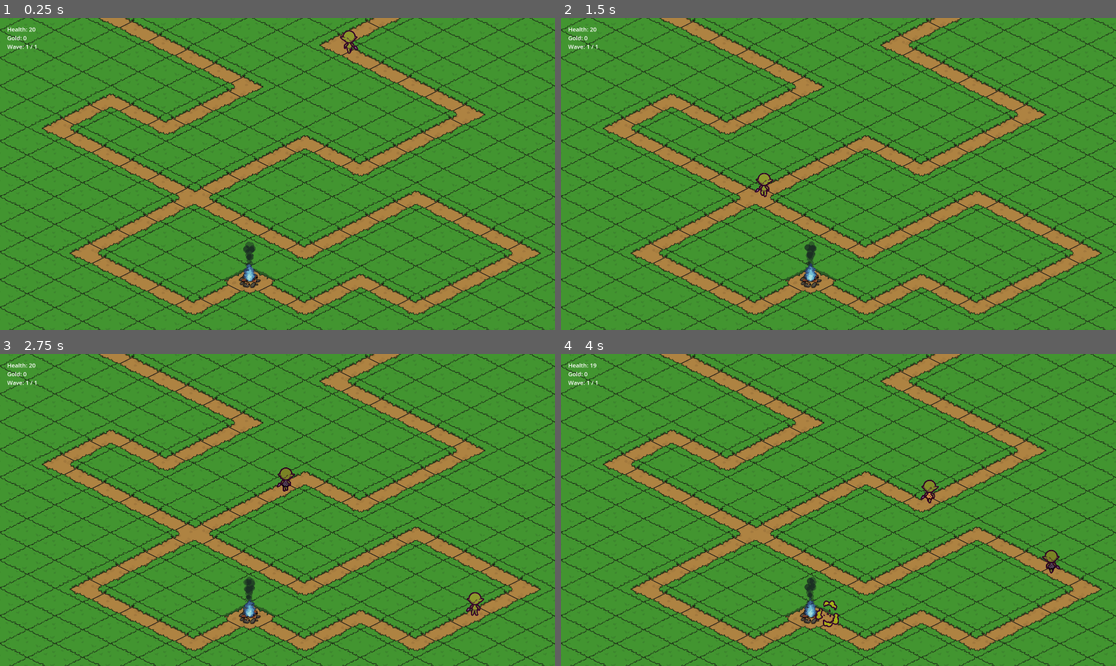
Above: before the commit, frames 1-4 (two rows, left to right).
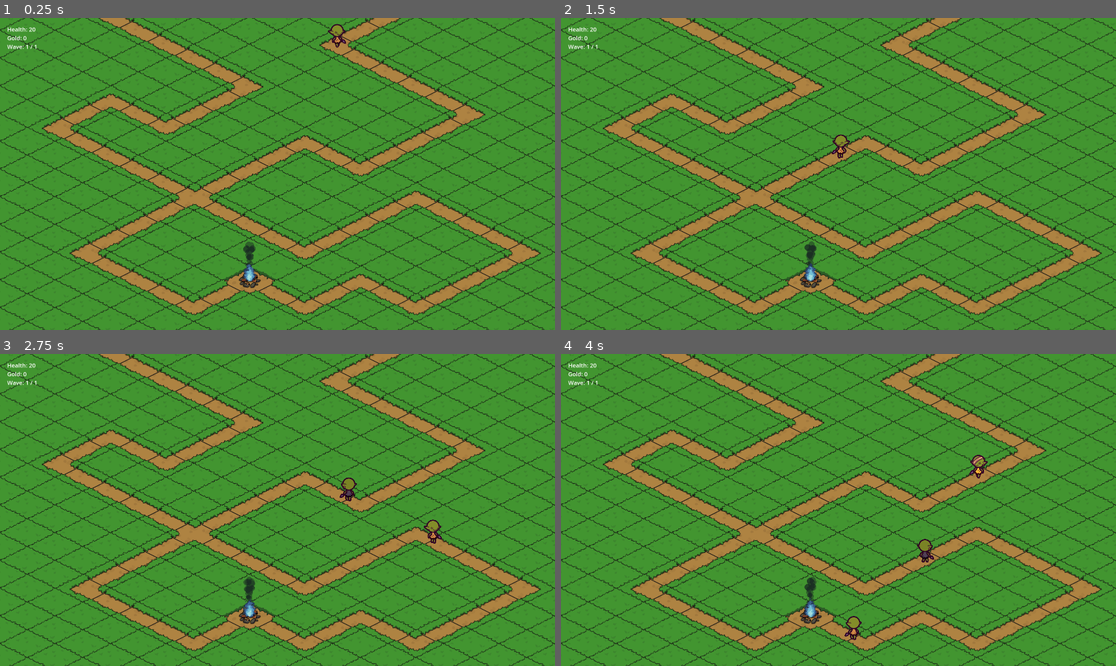
Above: after the commit, the same moments.

Repository: UnscriptedGames/td-prototype
Game: Godot game, scene res://Levels/Level 1/level_1.tscn
The game is run twice, just before and just after one commit, with the same random seed, the same clock (stepped at 60 frames per second) and the same inputs.
Inputs:
- Up to frame 1 (0.25 s): no input
- Up to frame 2 (1.5 s): no input
- Up to frame 3 (2.75 s): no input
- Up to frame 4 (4 s): no input

The runs differ from the first frame. In frame 1, 0.3% of the frame differs, in the area x 59-65%, y 1-12%; in frame 2, 0.3%; in frame 3, 0.6%; in frame 4, 0.9%, in the area x 5-90%, y 2-92%.

Commit message:
Object Pool Creation
- Built and integrated a complete object pooling system, where the level now gets enemies from a central pool and the enemies return themselves to it instead of being destroyed.

Diff:
--- a/Entities/Enemies/Goblin/goblin_enemy_data.tres
+++ b/Entities/Enemies/Goblin/goblin_enemy_data.tres
@@ -6,7 +6,7 @@
 [resource]
 script = ExtResource("2_x4n50")
 max_health = 2
-speed = 1200.0
+speed = 1000.0
 reward = 1
 variants = Array[String](["green", "purple", "orange", "yellow"])
 required_actions = Array[String](["walk", "die"])
--- a/Entities/Enemies/Template Enemy/template_enemy.gd
+++ b/Entities/Enemies/Template Enemy/template_enemy.gd
@@ -116,7 +116,7 @@
 		return
 	emit_signal("died", reward)
 	await _play_death_sequence("die")
-	queue_free()
+	_return_to_pool_and_cleanup()
 
 
 ## Handles the enemy reaching the goal without giving a reward
@@ -125,12 +125,7 @@
 		return
 	# For now, we reuse the "die" animation. This can be changed to "goal" later.
 	await _play_death_sequence("die")
-	# Clean up the parent PathFollow2D node, which also removes this enemy
-	if is_instance_valid(path_follow):
-		path_follow.queue_free()
-	else:
-		# Fallback in case the path_follow node is already gone
-		queue_free()
+	_return_to_pool_and_cleanup()
 
 
 ## Handles movement and animation each frame
@@ -166,6 +161,8 @@
 func _play_death_sequence(action_name: String) -> Signal:
 	_is_dying = true
 	set_process(false)
+	# We don't stop processing here, as it needs to finish the animation
+
 	hitbox.set_deferred("disabled", true)
 	if health_bar:
 		health_bar.visible = false
@@ -195,7 +192,8 @@
 	_update_health_bar()
 	_is_dying = false
 	_has_reached_end = false
-	set_process(true)
+	# Process is enabled by the spawner when ready
+	set_process(false)
 	hitbox.set_deferred("disabled", false)
 
 
@@ -207,3 +205,16 @@
 ## Returns true if the enemy is dying
 func is_dying() -> bool:
 	return _is_dying
+
+
+## Handles returning the object to the pool and cleaning up its temporary parent
+func _return_to_pool_and_cleanup() -> void:
+	# Store a reference to the temporary PathFollow2D parent
+	var temp_path_follow := path_follow
+
+	# Return this enemy to the pool (which will reparent it)
+	ObjectPoolManager.return_object(self)
+
+	# Now that the enemy has been reparented, we can safely free the old PathFollow2D
+	if is_instance_valid(temp_path_follow):
+		temp_path_follow.queue_free()
--- a/Levels/Template Level/template_level.gd
+++ b/Levels/Template Level/template_level.gd
@@ -15,6 +15,19 @@
 
 ## Called when the node enters the scene tree
 func _ready() -> void:
+	# Create pools for all unique enemies in this level's data
+	if level_data:
+		var unique_enemies: Array[PackedScene] = []
+		for wave in level_data.waves:
+			for spawn_instruction in (wave as WaveData).spawns:
+				if not unique_enemies.has(spawn_instruction.enemy_scene):
+					unique_enemies.append(spawn_instruction.enemy_scene)
+
+		# Tell the ObjectPoolManager to create a pool for each unique enemy
+		for enemy_scene in unique_enemies:
+			# We'll create a pool of 20 for each enemy type for now
+			ObjectPoolManager.create_pool(enemy_scene, 20)
+
 	# Cache all Path2D nodes in the scene for quick lookup during spawning
 	for child in get_node("Paths").get_children():
 		if child is Path2D:
@@ -69,7 +82,14 @@
 
 ## Spawns a single enemy and attaches it to a path
 func _spawn_enemy(enemy_scene: PackedScene, path_node: Path2D) -> void:
-	var enemy: TemplateEnemy = enemy_scene.instantiate() as TemplateEnemy
+	# Get an enemy from the object pool instead of instantiating
+	var enemy: TemplateEnemy = ObjectPoolManager.get_object(enemy_scene) as TemplateEnemy
+	if not is_instance_valid(enemy):
+		return # Stop if the pool failed to provide an enemy
+
+	# Reset the enemy to its default state before use
+	enemy.reset()
+	enemy.visible = true
 
 	# Attach a PathFollow2D to move along the path
 	var path_follow := PathFollow2D.new()
@@ -81,6 +101,9 @@
 	enemy.path_follow = path_follow
 	path_follow.add_child(enemy)
 	enemy.global_position = path_node.global_position
+
+	# Enable processing now that the enemy is set up
+	enemy.set_process(true)
 
 	# Connect signals for path junctions and death
 	enemy.reached_end_of_path.connect(_on_enemy_finished_path.bind(enemy))
--- /dev/null
+++ b/Systems/ObjectPoolManager/object_pool_manager.gd
@@ -0,0 +1,82 @@
+extends Node
+
+## Manages all object pools for reusing nodes like enemies and projectiles.
+
+## Internal State
+var _pools: Dictionary = {} # Stores pools as {scene_path: [Array of objects]}
+
+
+## Creates and pre-populates a pool for a given scene.
+func create_pool(scene: PackedScene, initial_size: int) -> void:
+	# Don't create the same pool twice
+	if _pools.has(scene.resource_path):
+		return
+
+	# Create a new array to hold the pooled objects
+	_pools[scene.resource_path] = []
+
+	# Create a container node to hold the objects for better organization
+	var container := Node.new()
+	container.name = "%s_pool" % scene.resource_path.get_file().get_basename()
+	add_child(container)
+	container.owner = self
+
+	# Instantiate the desired number of objects and add them to the pool
+	for i in range(initial_size):
+		var obj := scene.instantiate()
+		# Deactivate the object until it's needed
+		obj.set_process(false)
+		obj.visible = false
+		# Add the object to our internal array and the container node
+		_pools[scene.resource_path].append(obj)
+		container.add_child(obj)
+
+
+## Retrieves an object from the specified pool.
+func get_object(scene: PackedScene) -> Node:
+	var scene_path := scene.resource_path
+	# Ensure a pool for this scene exists
+	if not _pools.has(scene_path):
+		push_error("This object pool does not exist: %s" % scene_path)
+		return null
+
+	# If the pool is empty, create a new object as a fallback (the "safety net")
+	if _pools[scene_path].is_empty():
+		if OS.is_debug_build():
+			print("Object pool for '%s' was empty. Instantiating a new one." % scene_path)
+		var new_obj := scene.instantiate()
+		return new_obj
+
+	# If the pool has objects, get one from the front of the array
+	var obj: Node = _pools[scene_path].pop_front()
+	# Reparent the object from the pool container to the main scene tree
+	obj.get_parent().remove_child(obj)
+	return obj
+
+
+## Returns an object to its corresponding pool.
+func return_object(obj: Node) -> void:
+	var scene_path := obj.scene_file_path
+	if not _pools.has(scene_path):
+		push_error("Cannot return object. Pool does not exist for: %s" % scene_path)
+		obj.queue_free() # Destroy the object if its pool doesn't exist
+		return
+
+	# Deactivate the object
+	obj.set_process(false)
+	obj.visible = false
+
+	# Find the correct container node to reparent the object to
+	var container_name := "%s_pool" % scene_path.get_file().get_basename()
+	var container := find_child(container_name, false) # Use non-recursive search
+	if is_instance_valid(container):
+		# If the object is not already in the scene tree, it may have been freed
+		if obj.get_parent():
+			obj.get_parent().remove_child(obj)
+		container.add_child(obj)
+	else:
+		# Fallback if container is not found for some reason
+		push_error("Pool container not found: %s" % container_name)
+
+	# Add the object back to the end of the pool array
+	_pools[scene_path].append(obj)
--- a/project.godot
+++ b/project.godot
@@ -17,6 +17,7 @@
 [autoload]
 
 GameManager="*res://Systems/GameManager/game_manager.gd"
+ObjectPoolManager="*res://Systems/ObjectPoolManager/object_pool_manager.gd"
 
 [display]
 
Not shown, added: Systems/ObjectPoolManager/object_pool_manager.gd.uid
